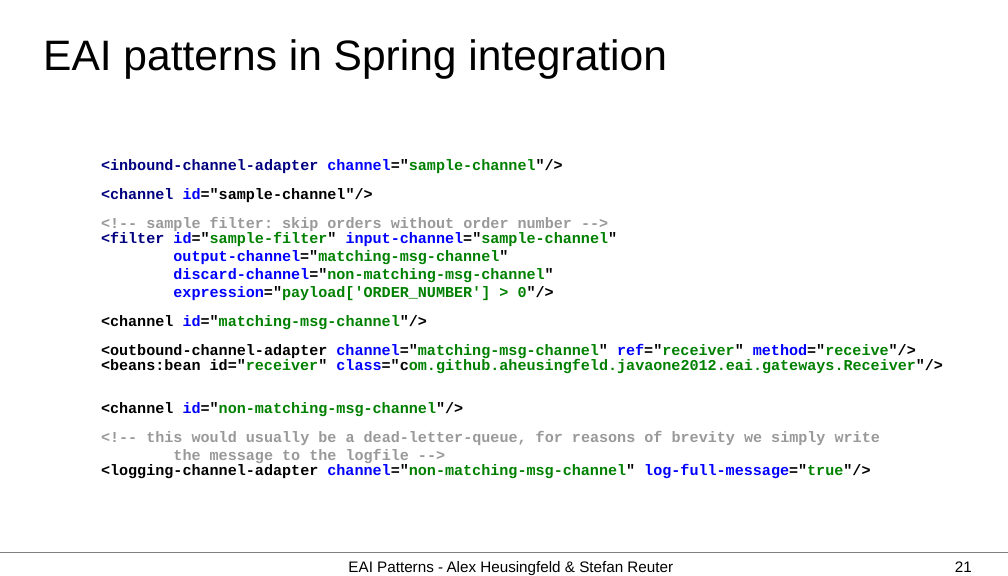
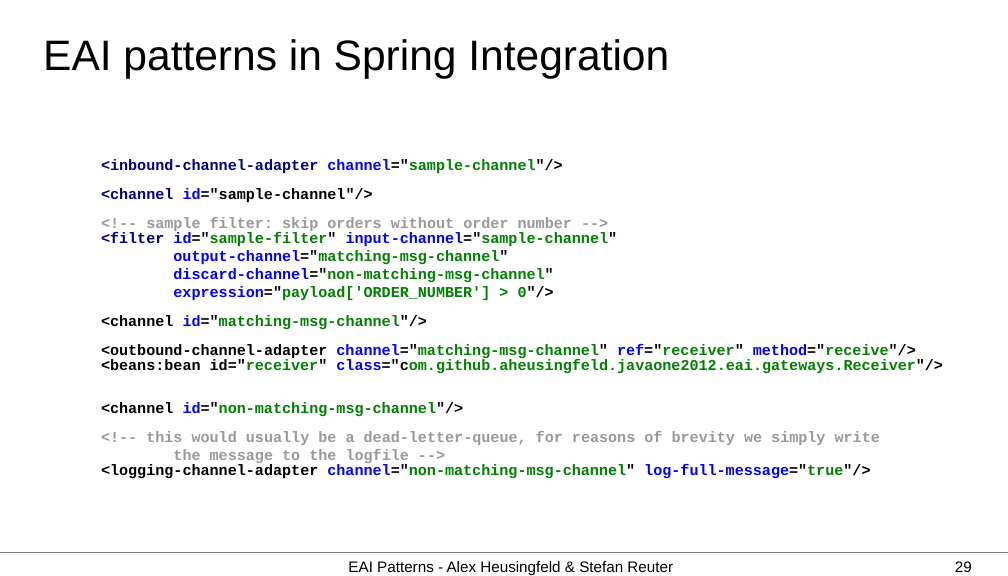
Before and after one commit to aheusingfeld/javaone2012, a slide deck: slide 29 of slides/eai-slides.odp (slide 21 before the commit). Drawn at 1008x576 pixels with LibreOffice and Linux fonts; fonts in the diff are those of the drawing. Boxes give left, top, right and bottom in pixels: in the first picture for what was removed or moved away, otherwise in the second. Text is boxed around its words. In the diff, an @@ line names an element or a change of style, - is before the commit and + after.

```diff
--- a/slides/eai-slides.odp
+++ b/slides/eai-slides.odp
@@ title at [43,39,669,78]: text changed @@
-EAI patterns in Spring integration
+EAI patterns in Spring Integration
@@ page number at [955,561,972,572]: text changed @@
-21
+29
```
Also in this commit, not shown: 8 other slides changed, 8 slides added.
